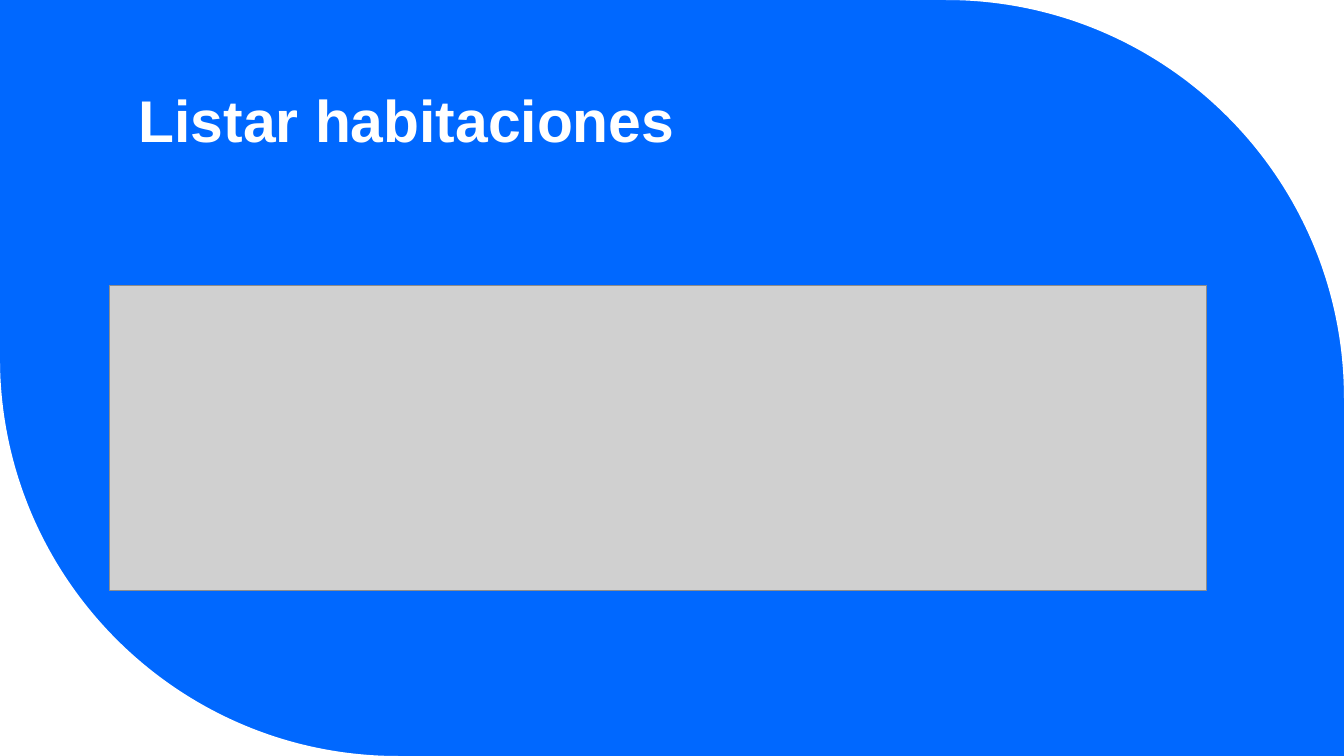
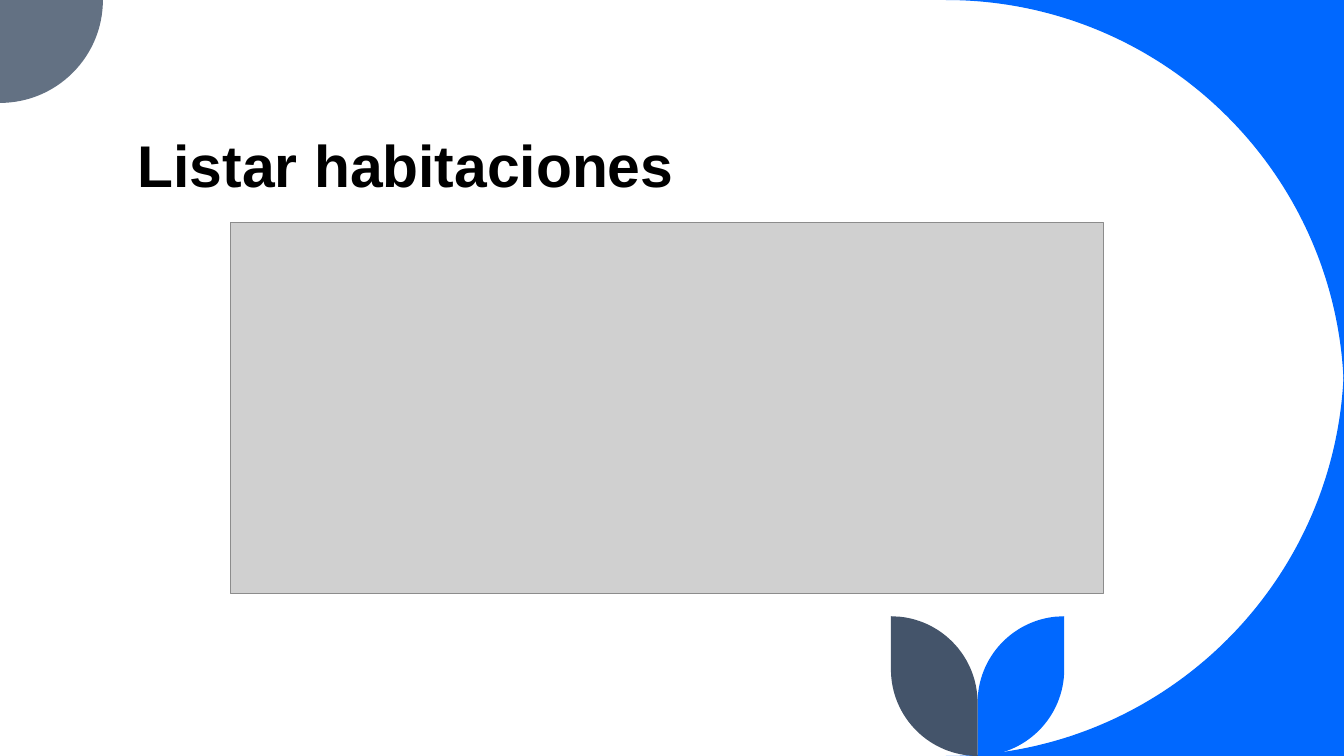
Before and after one commit to sleepyrazor/hotel-booking, a slide deck: slide 16 of Documentación/Book-IT-ing presentacion.pptx (slide 15 before the commit). Drawn at 1344x756 pixels with LibreOffice and Linux fonts; fonts in the diff are those of the drawing; grey boxes stand for pictures. Boxes give left, top, right and bottom in pixels: in the first picture for what was removed or moved away, otherwise in the second. Text is boxed around its words. In the diff, an @@ line names an element or a change of style, - is before the commit and + after.

```diff
--- a/Documentación/Book-IT-ing presentacion.pptx
+++ b/Documentación/Book-IT-ing presentacion.pptx
@@ background #0068FF to #FFFFFF @@
@@ title "Listar habitaciones": place and size @@
-title "Listar habitaciones" at [139,99,674,143]
+title "Listar habitaciones" at [138,144,673,188]
@@ title "Listar habitaciones" at [138,144,673,188]: text colour #FFFFFF to #000000 @@
@@ freeform shape at [946,0,1344,398]: fill #FFFFFF to #0068FF @@
@@ picture: place and size @@
-picture at [110,285,1207,591]
+picture at [230,223,1103,594]
@@ freeform shape removed at [0,358,398,756] @@
@@ group added at [0,0,1344,756]: 4 freeform shapes @@
```
Also in this commit, not shown: 7 other slides changed, 2 slides added, 1 other file.
